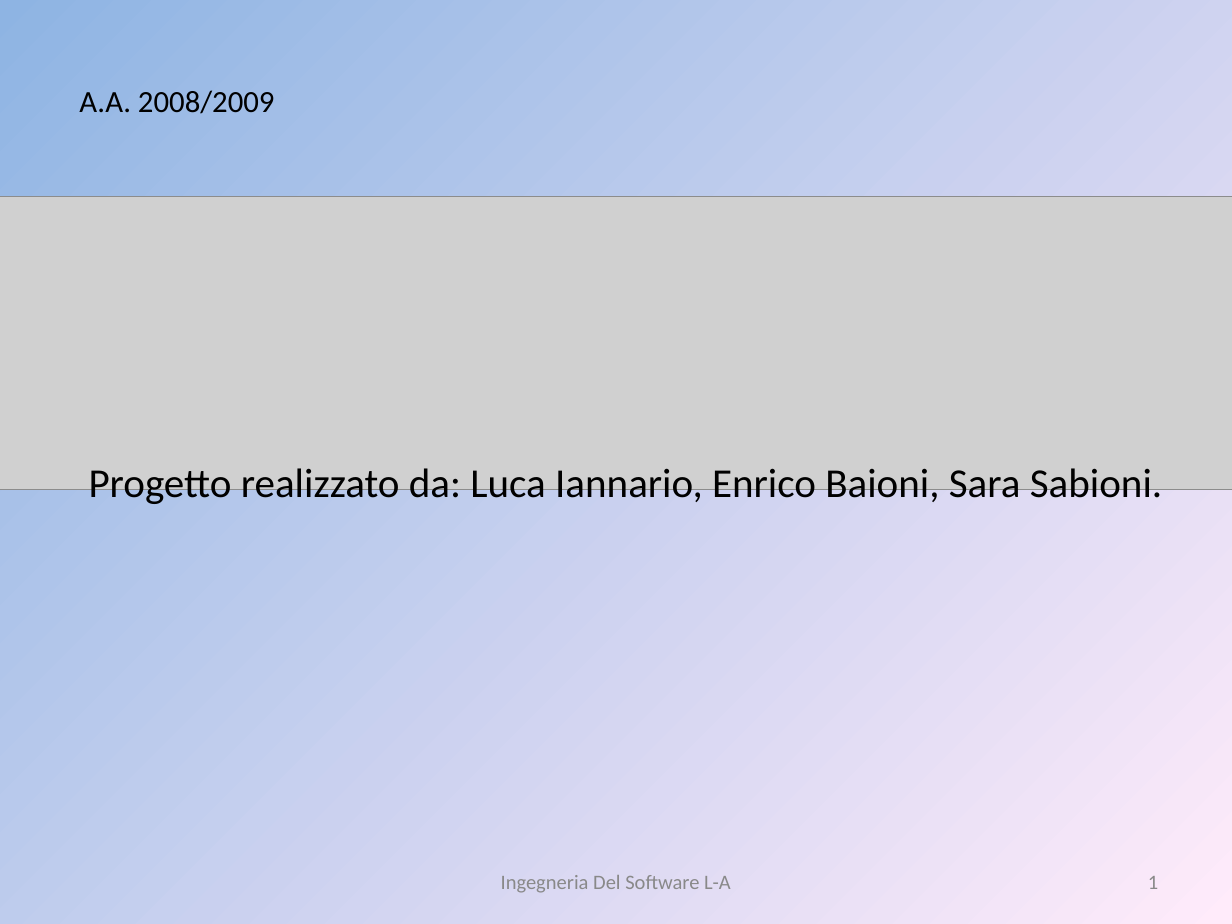
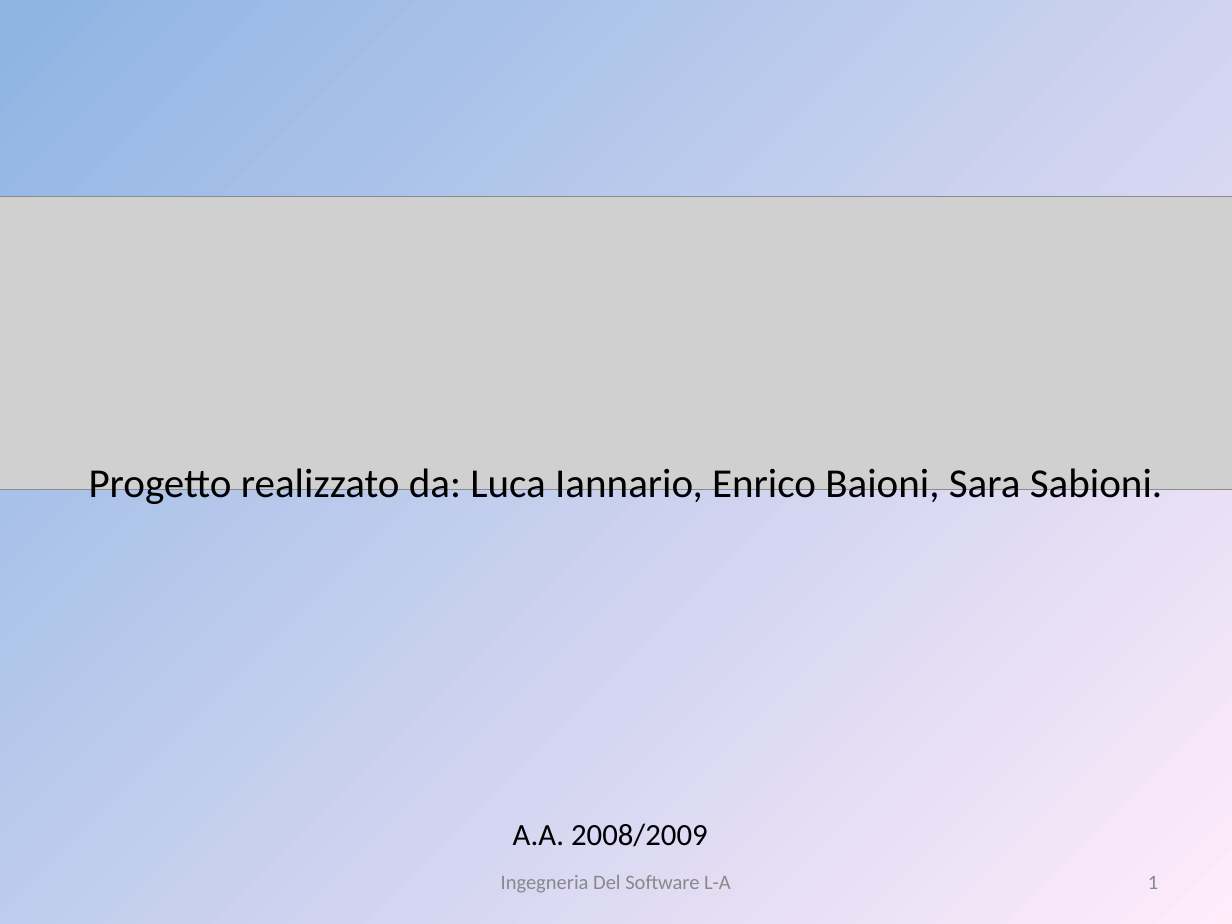
Before and after one commit to liannario/ingsoftbo, a slide deck: slide 1 of ViaggiateSicuri.ppt. Drawn at 1232x924 pixels with LibreOffice and Linux fonts; fonts in the diff are those of the drawing; grey boxes stand for pictures. Boxes give left, top, right and bottom in pixels: in the first picture for what was removed or moved away, otherwise in the second. Text is boxed around its words. In the diff, an @@ line names an element or a change of style, - is before the commit and + after.

```diff
--- a/ViaggiateSicuri.ppt
+++ b/ViaggiateSicuri.ppt
@@ text "A.A. 2008/2009": place and size @@
-text "A.A. 2008/2009" at (79,90,275,114)
+text "A.A. 2008/2009" at (513,823,708,847)
```
